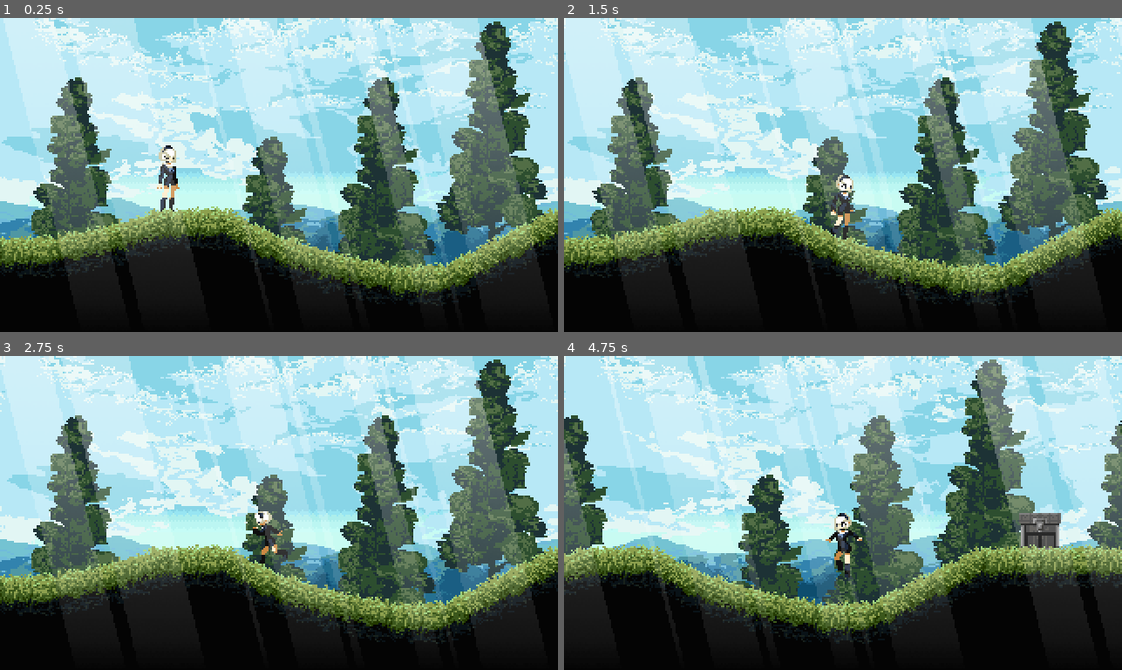
Above: before the commit, frames 1-4 (two rows, left to right).
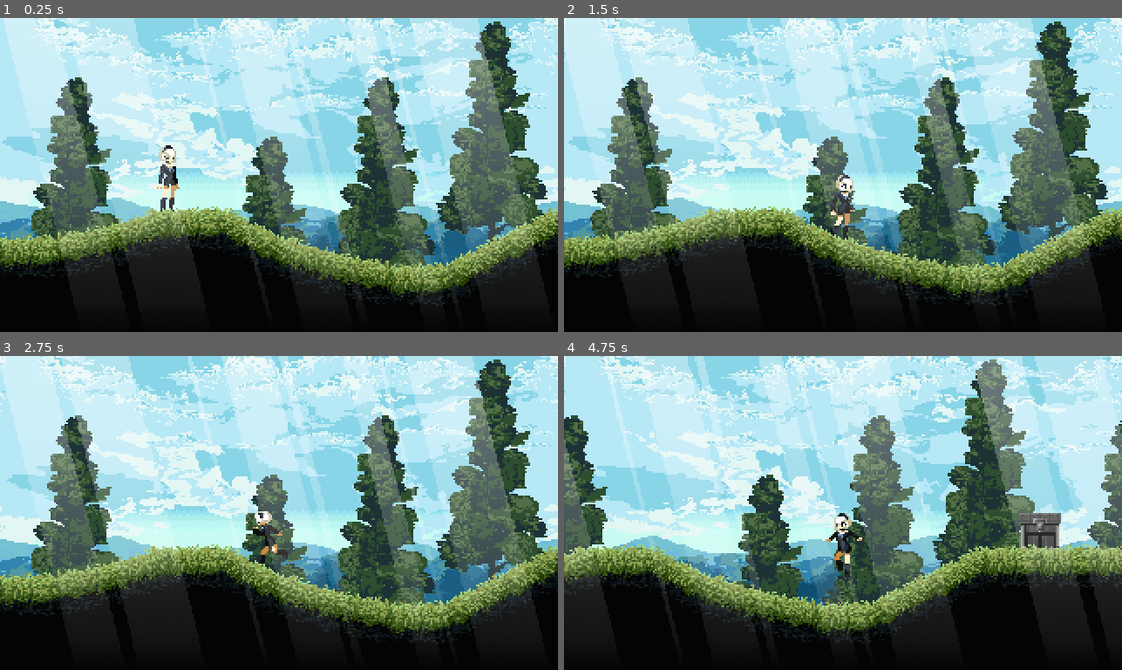
Above: after the commit, the same moments.

Repository: cliffordwilliam/secret-emotion
Game: Godot game, scene res://source/stages/village/scenes/VillageEntrance.tscn
The game is run twice, just before and just after one commit, with the same random seed, the same clock (stepped at 60 frames per second) and the same inputs.
Inputs:
- Up to frame 1 (0.25 s): no input
- Up to frame 2 (1.5 s): hold D (right) from 0.53 s (still down); tap Shift (shift) at 0.6, 1.35 s; tap Space (jump) at 0.77 s
- Up to frame 3 (2.75 s): tap Space (jump) at 1.52 s; release D (right) at 2.03 s; hold A (left) from 2.03 s (still down); tap Shift (shift) at 2.1 s
- Up to frame 4 (4.75 s): release A (left) at 2.78 s; hold D (right) 2.78-4.28 s; tap Shift (shift) at 2.85, 3.6, 4.35 s; tap Space (jump) at 3.02, 3.77, 4.52 s; hold A (left) from 4.28 s (still down)

The runs differ from the first frame. In frame 1, 0.9% of the frame differs, in the area x 0-100%, y 60-89%; in frame 2, 1.1%; in frame 3, 0.9%; in frame 4, 1.2%, in the area x 0-100%, y 60-87%.
Error after the commit: Invalid call. Nonexistent function 'has_actor_state' in base 'Node (world_state.gd)'. (res://source/shared/save_component/scripts/save_component.gd:14)

Commit message:
feat: add uuid

Diff:
--- a/project.godot
+++ b/project.godot
@@ -20,6 +20,7 @@
 InputConstants="*res://source/autoloads/constants/input_constants.gd"
 SoundEffect="*res://source/autoloads/sound_effect/sound_effect.gd"
 SoundEffectFilePathContants="*res://source/autoloads/constants/sound_effect_file_path_contants.gd"
+WorldState="*res://source/autoloads/world_state/world_state.gd"
 
 [display]
 
--- /dev/null
+++ b/source/autoloads/world_state/world_state.gd
@@ -0,0 +1,28 @@
+# This is an autoload class (WorldState)
+extends Node
+# Manages world state + ability to IO it
+
+enum SaveSlot { SLOT_0, SLOT_1, SLOT_2 }
+
+var world_state: Dictionary = {}
+
+
+func set_world_state(actor_id: String, state: Dictionary) -> void:
+	world_state[actor_id] = state
+
+
+func get_world_state(actor_id: String) -> Dictionary:
+	return world_state[actor_id]
+
+
+func save_to_slot(slot_name: SaveSlot) -> void:
+	var file = FileAccess.open("user://save_slot_" + str(slot_name) + ".json", FileAccess.WRITE)
+	file.store_line(JSON.stringify(world_state))
+	file.close()
+
+
+func load_from_slot(slot_name: SaveSlot) -> void:
+	var file = FileAccess.open("user://save_slot_" + str(slot_name) + ".json", FileAccess.READ)
+	var data = JSON.parse_string(file.get_as_text())
+	file.close()
+	world_state = data
--- /dev/null
+++ b/source/chest/resources/chest_save_data.tres
@@ -0,0 +1,7 @@
+[gd_resource type="Resource" script_class="ChestSaveData" load_steps=2 format=3 uid="uid://dmvl762h00bcr"]
+
+[ext_resource type="Script" uid="uid://dslhtbstjgqew" path="res://source/chest/scripts/chest_save_data.gd" id="1_6j4ag"]
+
+[resource]
+script = ExtResource("1_6j4ag")
+metadata/_custom_type_script = "uid://dslhtbstjgqew"
--- a/source/chest/scenes/Chest.tscn
+++ b/source/chest/scenes/Chest.tscn
@@ -10,6 +10,7 @@
 [ext_resource type="Script" uid="uid://dcc3kjokn64wr" path="res://source/chest/scripts/chest_animated_sprite.gd" id="6_luvah"]
 [ext_resource type="Script" uid="uid://dp6ygnv6bxt7s" path="res://source/shared/player_input/scripts/player_input.gd" id="7_mgjww"]
 [ext_resource type="PackedScene" uid="uid://kvelexcshhn5" path="res://source/interaction_marker/scenes/InteractionMarker.tscn" id="10_shpfg"]
+[ext_resource type="Script" uid="uid://wmwebcb1i3je" path="res://source/chest/scripts/chest_save_component.gd" id="11_85e77"]
 
 [node name="Chest" type="Area2D"]
 collision_layer = 0
@@ -49,6 +50,10 @@
 [node name="InteractionMarker" parent="." instance=ExtResource("10_shpfg")]
 position = Vector2(0, -32)
 
+[node name="ChestSaveComponent" type="Node" parent="."]
+script = ExtResource("11_85e77")
+metadata/_custom_type_script = "uid://wmwebcb1i3je"
+
 [connection signal="body_entered" from="." to="." method="_on_body_entered"]
 [connection signal="body_exited" from="." to="." method="_on_body_exited"]
 [connection signal="play_animation" from="." to="ChestAnimatedSprite" method="_on_chest_play_animation"]
--- a/source/chest/scripts/chest_animated_sprite.gd
+++ b/source/chest/scripts/chest_animated_sprite.gd
@@ -13,10 +13,10 @@
 func _validate_gui():
 	for anim in sprite_frames.get_animation_names():
 		if anim not in animation_name_data.ALL:
-			push_error("❌ GUI 'PlayerAnimatedSprite' animation name missing: '%s'" % anim)
+			push_error("❌ GUI 'ChestAnimatedSprite' animation name missing: '%s'" % anim)
 			get_tree().quit(1)
 
-	print("✅ GUI 'PlayerAnimatedSprite' animation name valid.")
+	print("✅ GUI 'ChestAnimatedSprite' animation name valid.")
 
 
 func _on_chest_play_animation(animation_name: StringName) -> void:
--- /dev/null
+++ b/source/chest/scripts/chest_save_component.gd
@@ -0,0 +1,58 @@
+class_name ChestSaveComponent
+extends SaveComponent
+# Stores owner belongings (so lsp knows owner 'Chest' type)
+# On ready it sync with world state
+
+var chest: Chest
+
+
+func _ready() -> void:
+	chest = owner as Chest
+	await chest.ready
+	var raw_data: Dictionary = get_world_state()
+	if raw_data.is_empty():
+		_dump_state()
+		return
+	if not _validate_raw(raw_data):
+		return
+	var save_data: ChestSaveData = _raw_to_resource(raw_data)
+	_world_sync(save_data)
+
+
+func _validate_raw(raw_data: Dictionary) -> bool:
+	if not raw_data.has(ChestSaveData.KEY_CURRENT_STATE_PATH):
+		push_warning("Missing state path in chest save data for id: %s" % id)
+		return false
+
+	if typeof(raw_data[ChestSaveData.KEY_CURRENT_STATE_PATH]) != TYPE_NODE_PATH:
+		push_warning("State path must be NodePath in chest save data for id: %s" % id)
+		return false
+
+	var state_path: NodePath = raw_data[ChestSaveData.KEY_CURRENT_STATE_PATH]
+	var target_state: Node = chest.chest_state_machine.get_node_or_null(state_path)
+
+	if target_state not in chest.chest_state_machine.get_children():
+		push_warning("Resolved state is not a child of the chest state machine: %s" % state_path)
+		return false
+
+	return true
+
+
+func _raw_to_resource(raw_data: Dictionary) -> ChestSaveData:
+	var save_data = ChestSaveData.new()
+	save_data.current_state_path = raw_data[ChestSaveData.KEY_CURRENT_STATE_PATH]
+	return save_data
+
+
+func _world_sync(save_data: ChestSaveData) -> void:
+	var state_node_path: NodePath = save_data.current_state_path
+	var target_state: ChestState = chest.chest_state_machine.get_node_or_null(state_node_path)
+	chest.chest_state_machine.change_state(target_state)
+
+
+func _dump_state() -> void:
+	var save_data: ChestSaveData = ChestSaveData.new()
+	save_data.current_state_path = chest.chest_state_machine.current_state.get_path_to(
+		chest.chest_state_machine
+	)
+	update_world_state(save_data)
--- /dev/null
+++ b/source/chest/scripts/chest_save_data.gd
@@ -0,0 +1,6 @@
+class_name ChestSaveData
+extends Resource
+# Chest props to be saved to disk
+
+const KEY_CURRENT_STATE_PATH: StringName = "current_state_path"
+var current_state_path: NodePath
--- a/source/interaction_marker/scripts/animation_marker_animation_name_data.gd
+++ b/source/interaction_marker/scripts/animation_marker_animation_name_data.gd
@@ -5,3 +5,8 @@
 const FLOAT: StringName = "float"
 const FADE_IN: StringName = "fade_in"
 const FADE_OUT: StringName = "fade_out"
+const ALL: Array[StringName] = [
+	FLOAT,
+	FADE_IN,
+	FADE_OUT,
+]
--- a/source/interaction_marker/scripts/interaction_marker.gd
+++ b/source/interaction_marker/scripts/interaction_marker.gd
@@ -7,7 +7,17 @@
 
 
 func _ready() -> void:
+	_validate_gui()
 	modulate.a = 0.0
+
+
+func _validate_gui():
+	for anim in fade_animator.get_animation_list():
+		if anim not in animation_name_data.ALL:
+			push_error("❌ GUI 'InteractionMarker' animation name missing: '%s'" % anim)
+			get_tree().quit(1)
+
+	print("✅ GUI 'InteractionMarker' animation name valid.")
 
 
 func set_active() -> void:
--- a/source/parallax_backgrounds/scripts/pine.gd
+++ b/source/parallax_backgrounds/scripts/pine.gd
@@ -1,10 +1,21 @@
+class_name PineAnimatedSprite
 extends AnimatedSprite2D
 
 @export var animation_name_data: PineAnimationNameData
 
 
 func _ready() -> void:
+	_validate_gui()
 	randomize()
 	play(animation_name_data.SWAY)
 	var frame_count = sprite_frames.get_frame_count(animation)
 	frame = randi() % frame_count
+
+
+func _validate_gui():
+	for anim in sprite_frames.get_animation_names():
+		if anim not in animation_name_data.ALL:
+			push_error("❌ GUI 'PineAnimatedSprite' animation name missing: '%s'" % anim)
+			get_tree().quit(1)
+
+	print("✅ GUI 'PineAnimatedSprite' animation name valid.")
--- a/source/parallax_backgrounds/scripts/pine_animation_name_data.gd
+++ b/source/parallax_backgrounds/scripts/pine_animation_name_data.gd
@@ -3,3 +3,6 @@
 # Pine animation name props
 
 const SWAY: StringName = "sway"
+const ALL: Array[StringName] = [
+	SWAY,
+]
--- /dev/null
+++ b/source/shared/save_component/assets/save.svg
@@ -0,0 +1 @@
+<svg xmlns="http://www.w3.org/2000/svg" width="24" height="24" viewBox="0 0 24 24" fill="none" stroke="#8da5f3" stroke-width="2" stroke-linecap="round" stroke-linejoin="round" class="lucide lucide-save-icon lucide-save"><path d="M15.2 3a2 2 0 0 1 1.4.6l3.8 3.8a2 2 0 0 1 .6 1.4V19a2 2 0 0 1-2 2H5a2 2 0 0 1-2-2V5a2 2 0 0 1 2-2z"/><path d="M17 21v-7a1 1 0 0 0-1-1H8a1 1 0 0 0-1 1v7"/><path d="M7 3v4a1 1 0 0 0 1 1h7"/></svg>
--- /dev/null
+++ b/source/shared/save_component/scenes/SaveComponent.tscn
@@ -0,0 +1,6 @@
+[gd_scene load_steps=2 format=3 uid="uid://ctxngfs1n8130"]
+
+[ext_resource type="Script" uid="uid://dprnl85aal04i" path="res://source/shared/save_component/scripts/save_component.gd" id="1_8w5jh"]
+
+[node name="SaveComponent" type="Node"]
+script = ExtResource("1_8w5jh")
--- /dev/null
+++ b/source/shared/save_component/scripts/save_component.gd
@@ -0,0 +1,16 @@
+@icon("res://source/shared/save_component/assets/save.svg")
+class_name SaveComponent
+extends Node
+# Defines world actor ID and holds methods to talk to WorldState autoload
+
+@export var id: StringName = ""
+
+
+func update_world_state(state_resource: Resource):
+	WorldState.set_world_state(id, state_resource.to_dict())
+
+
+func get_world_state() -> Dictionary:
+	if WorldState.has_actor_state(id):
+		return WorldState.get_world_state(id)
+	return {}
--- a/source/shared/state_machine/scripts/state_machine.gd
+++ b/source/shared/state_machine/scripts/state_machine.gd
@@ -10,16 +10,16 @@
 
 func _ready() -> void:
 	for child in get_children():
-		child.done.connect(_change_state)
+		child.done.connect(change_state)
 	await owner.ready
-	_change_state(initial_state)
+	change_state(initial_state)
 
 
 func physics_process(delta: float) -> void:
 	current_state.physics_process(delta)
 
 
-func _change_state(next_state: State) -> void:
+func change_state(next_state: State) -> void:
 	if current_state:
 		current_state.exit()
 	var previous_state: State = current_state
--- a/source/shared/state_machine/scripts/state_transition_data.gd
+++ /dev/null
@@ -1,4 +0,0 @@
-class_name StateTransitionData
-extends RefCounted
-
-var animation_to_play: StringName
--- /dev/null
+++ b/source/shared/uuid/uuid.gd
@@ -0,0 +1,191 @@
+# Note: The code might not be as pretty it could be, since it's written
+# in a way that maximizes performance. Methods are inlined and loops are avoided.
+extends Node
+
+const BYTE_MASK: int = 0b11111111
+
+var _uuid: Array
+
+
+static func uuidbin():
+	# 16 random bytes with the bytes on index 6 and 8 modified
+	return [
+		randi() & BYTE_MASK,
+		randi() & BYTE_MASK,
+		randi() & BYTE_MASK,
+		randi() & BYTE_MASK,
+		randi() & BYTE_MASK,
+		randi() & BYTE_MASK,
+		((randi() & BYTE_MASK) & 0x0f) | 0x40,
+		randi() & BYTE_MASK,
+		((randi() & BYTE_MASK) & 0x3f) | 0x80,
+		randi() & BYTE_MASK,
+		randi() & BYTE_MASK,
+		randi() & BYTE_MASK,
+		randi() & BYTE_MASK,
+		randi() & BYTE_MASK,
+		randi() & BYTE_MASK,
+		randi() & BYTE_MASK,
+	]
+
+
+static func uuidbinrng(rng: RandomNumberGenerator):
+	return [
+		rng.randi() & BYTE_MASK,
+		rng.randi() & BYTE_MASK,
+		rng.randi() & BYTE_MASK,
+		rng.randi() & BYTE_MASK,
+		rng.randi() & BYTE_MASK,
+		rng.randi() & BYTE_MASK,
+		((rng.randi() & BYTE_MASK) & 0x0f) | 0x40,
+		rng.randi() & BYTE_MASK,
+		((rng.randi() & BYTE_MASK) & 0x3f) | 0x80,
+		rng.randi() & BYTE_MASK,
+		rng.randi() & BYTE_MASK,
+		rng.randi() & BYTE_MASK,
+		rng.randi() & BYTE_MASK,
+		rng.randi() & BYTE_MASK,
+		rng.randi() & BYTE_MASK,
+		rng.randi() & BYTE_MASK,
+	]
+
+
+static func v4():
+	# 16 random bytes with the bytes on index 6 and 8 modified
+	var b = uuidbin()
+
+	return (
+		"%02x%02x%02x%02x-%02x%02x-%02x%02x-%02x%02x-%02x%02x%02x%02x%02x%02x"
+		% [
+			# low
+			b[0],
+			b[1],
+			b[2],
+			b[3],
+			# mid
+			b[4],
+			b[5],
+			# hi
+			b[6],
+			b[7],
+			# clock
+			b[8],
+			b[9],
+			# clock
+			b[10],
+			b[11],
+			b[12],
+			b[13],
+			b[14],
+			b[15]
+		]
+	)
+
+
+static func v4_rng(rng: RandomNumberGenerator):
+	# 16 random bytes with the bytes on index 6 and 8 modified
+	var b = uuidbinrng(rng)
+
+	return (
+		"%02x%02x%02x%02x-%02x%02x-%02x%02x-%02x%02x-%02x%02x%02x%02x%02x%02x"
+		% [
+			# low
+			b[0],
+			b[1],
+			b[2],
+			b[3],
+			# mid
+			b[4],
+			b[5],
+			# hi
+			b[6],
+			b[7],
+			# clock
+			b[8],
+			b[9],
+			# clock
+			b[10],
+			b[11],
+			b[12],
+			b[13],
+			b[14],
+			b[15]
+		]
+	)
+
+
+func _init(rng := RandomNumberGenerator.new()):
+	_uuid = uuidbinrng(rng)
+
+
+func as_array():
+	return _uuid.duplicate()
+
+
+func as_dict(big_endian := true):
+	if big_endian:
+		return {
+			"low": (_uuid[0] << 24) + (_uuid[1] << 16) + (_uuid[2] << 8) + _uuid[3],
+			"mid": (_uuid[4] << 8) + _uuid[5],
+			"hi": (_uuid[6] << 8) + _uuid[7],
+			"clock": (_uuid[8] << 8) + _uuid[9],
+			"node":
+			(
+				(_uuid[10] << 40)
+				+ (_uuid[11] << 32)
+				+ (_uuid[12] << 24)
+				+ (_uuid[13] << 16)
+				+ (_uuid[14] << 8)
+				+ _uuid[15]
+			)
+		}
+	return {
+		"low": _uuid[0] + (_uuid[1] << 8) + (_uuid[2] << 16) + (_uuid[3] << 24),
+		"mid": _uuid[4] + (_uuid[5] << 8),
+		"hi": _uuid[6] + (_uuid[7] << 8),
+		"clock": _uuid[8] + (_uuid[9] << 8),
+		"node":
+		(
+			_uuid[10]
+			+ (_uuid[11] << 8)
+			+ (_uuid[12] << 16)
+			+ (_uuid[13] << 24)
+			+ (_uuid[14] << 32)
+			+ (_uuid[15] << 40)
+		)
+	}
+
+
+func as_string():
+	return (
+		"%02x%02x%02x%02x-%02x%02x-%02x%02x-%02x%02x-%02x%02x%02x%02x%02x%02x"
+		% [
+			# low
+			_uuid[0],
+			_uuid[1],
+			_uuid[2],
+			_uuid[3],
+			# mid
+			_uuid[4],
+			_uuid[5],
+			# hi
+			_uuid[6],
+			_uuid[7],
+			# clock
+			_uuid[8],
+			_uuid[9],
+			# node
+			_uuid[10],
+			_uuid[11],
+			_uuid[12],
+			_uuid[13],
+			_uuid[14],
+			_uuid[15]
+		]
+	)
+
+
+func is_equal(other):
+	# Godot Engine compares Array recursively
+	# There's no need for custom comparison here.
+	return _uuid == other._uuid
Not shown, added: source/autoloads/world_state/world_state.gd.uid
Not shown: 1 places in source/chest/scenes/Chest.tscn that only renumber resources
Not shown, added: source/chest/scripts/chest_save_component.gd.uid
Not shown, added: source/chest/scripts/chest_save_data.gd.uid
Not shown, added: source/shared/save_component/scripts/save_component.gd.uid
Not shown, removed: source/shared/state_machine/scripts/state_transition_data.gd.uid
Not shown, added: source/shared/uuid/uuid.gd.uid
